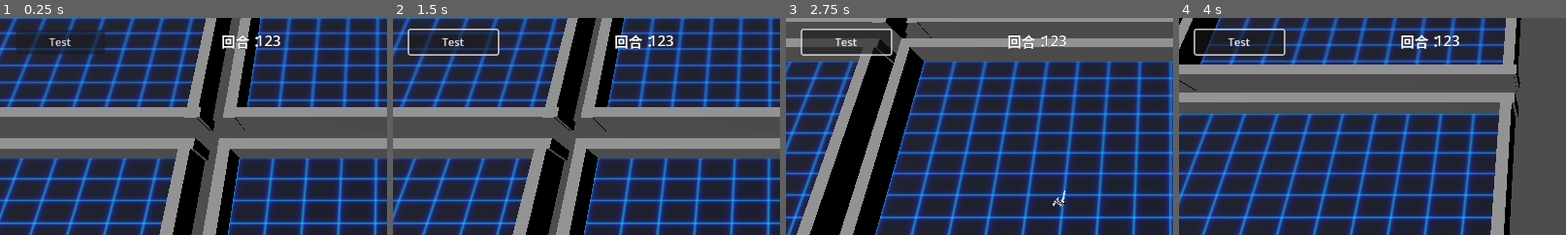
Above: before the commit, frames 1-4 (left to right).
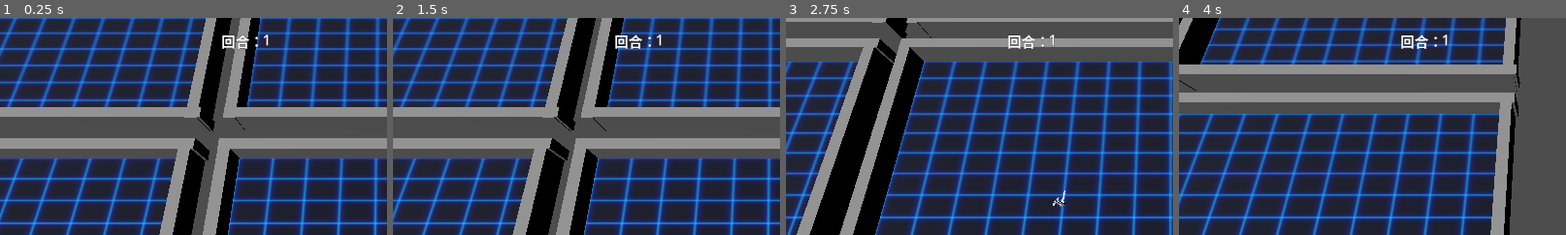
Above: after the commit, the same moments.

Repository: DarkAngelZT/Shooter-DPPO
Game: Godot game, scene res://scene/main_scene.tscn
Two runs of this game, one before a commit and one after it. Both use one fixed random seed, a clock stepped at 60 frames per second and the inputs below.
Inputs (mouse positions are % of the whole screen's width and height, from its top left):
- Up to frame 1 (0.25 s): no input
- Up to frame 2 (1.5 s): click (8, 6) at 0.5 s, where only the run before the commit has a clickable "Test"; tap Enter at 1.25 s; move the mouse to (72, 45) at 1.27 s; press the mouse at (72, 45) at 1.28 s; hold D (move_right) from 1.28 s (still down)
- Up to frame 3 (2.75 s): move the mouse to (30, 55) at 2.02 s; release D (move_right) at 2.03 s; release the mouse at (30, 55) at 2.03 s; hold S (move_back) from 2.03 s (still down); click (30, 55) at 2.1 s
- Up to frame 4 (4 s): move the mouse to (60, 28) at 2.77 s; release S (move_back) at 2.78 s; press the mouse at (60, 28) at 2.78 s; hold D (move_right) 2.78-3.53 s; tap Mouse wheel down (zoom_in) at 2.85 s; move the mouse to (45, 70) at 3.52 s; release the mouse at (45, 70) at 3.53 s; hold W (move_forward) from 3.53 s (still down); tap Mouse wheel up (zoom_out) at 3.6 s; click (45, 70) at 3.8 s
The pictures show only the part of the screen within x 0-50%, y 0-50%; the shares and areas given below are measured in that part.

The runs differ from the first frame. In frame 1, 1.8% of the frame differs, in the area x 4-73%, y 5-17%; in frame 2, 2.3%; in frame 3, 2.9%, in the area x 3-73%, y 4-18%; in frame 4, 1.8%.

Commit message:
减少怪上限，添加回合显示和血量显示

Diff:
--- a/assets/nodes/minion_01.tscn
+++ b/assets/nodes/minion_01.tscn
@@ -21,7 +21,7 @@
 script = ExtResource("1_6pc4g")
 bullet_prefab = ExtResource("2_kx61h")
 shoot_position = NodePath("ShootPos")
-shoot_interval_sec = 0.9
+shoot_interval_sec = 1.2
 
 [node name="MeshInstance3D" type="MeshInstance3D" parent="."]
 transform = Transform3D(-0.018, 0, -1.57361e-09, 0, 0.018, 0, 1.57361e-09, 0, -0.018, 0, 0, 0)
--- a/assets/nodes/player.tscn
+++ b/assets/nodes/player.tscn
@@ -20,23 +20,23 @@
 character_mesh = NodePath("GDbotSkin")
 bullet_prefab = ExtResource("2_hubho")
 shoot_position = NodePath("GDbotSkin/gdbot/Armature/Skeleton3D/BoneAttachment3D/gun/ShootPos")
-shoot_interval_sec = 0.3
+shoot_interval_sec = 0.15
 
 [node name="GDbotSkin" parent="." instance=ExtResource("1_8x5t2")]
 transform = Transform3D(-1, 0, -8.74228e-08, 0, 1, 0, 8.74228e-08, 0, -1, 0, 0, 0)
 
 [node name="Skeleton3D" parent="GDbotSkin/gdbot/Armature" index="0"]
-bones/2/position = Vector3(0.0191786, -1.67665e-09, 0.531589)
-bones/2/rotation = Quaternion(0.0619157, 0.705368, 0.704391, 0.0495549)
-bones/3/rotation = Quaternion(1, -1.99254e-10, -7.75864e-08, 9.29994e-13)
-bones/4/rotation = Quaternion(-0.0590742, -0.259453, -0.0952971, 0.959225)
-bones/5/rotation = Quaternion(0.117581, 5.38955e-08, -2.96248e-08, 0.993063)
-bones/7/rotation = Quaternion(-0.121744, 0.0888278, 0.0634015, 0.986544)
-bones/8/rotation = Quaternion(0.241594, -5.45388e-08, 7.4807e-08, 0.970377)
-bones/10/rotation = Quaternion(-0.554009, -0.42481, -0.449237, 0.557492)
-bones/11/rotation = Quaternion(4.23925e-10, 2.21939e-08, -0.00176317, 0.999999)
+bones/2/position = Vector3(0.00115552, -1.01019e-10, 0.531347)
+bones/2/rotation = Quaternion(-0.000433485, 0.707111, 0.707102, -0.000346776)
+bones/3/rotation = Quaternion(1, 2.29723e-11, -7.59228e-08, -3.38598e-14)
+bones/4/rotation = Quaternion(-0.143611, -0.163531, -0.0789018, 0.972835)
+bones/5/rotation = Quaternion(0.20658, 6.31816e-08, -5.24896e-08, 0.97843)
+bones/7/rotation = Quaternion(-0.049301, 0.184842, 0.0833646, 0.977984)
+bones/8/rotation = Quaternion(0.170898, -5.65214e-08, 6.07505e-08, 0.985289)
+bones/10/rotation = Quaternion(-0.499989, -0.504991, -0.495187, 0.499785)
+bones/11/rotation = Quaternion(1.20715e-10, 2.11731e-08, -0.00175522, 0.999999)
 bones/13/rotation = Quaternion(0.0819346, 1.62373e-07, 6.18589e-09, 0.996638)
-bones/14/rotation = Quaternion(-0.0819224, 0.0014173, 0.0172397, 0.996489)
+bones/14/rotation = Quaternion(-0.081925, 0.00125328, 0.0152446, 0.996521)
 bones/16/rotation = Quaternion(-0.362118, -0.311101, -0.735239, -0.481156)
 bones/17/rotation = Quaternion(-0.0469922, -0.00499917, -0.077987, 0.995834)
 bones/19/rotation = Quaternion(-0.391114, -0.0079801, -0.00129221, 0.920307)
@@ -49,11 +49,11 @@
 bones/26/rotation = Quaternion(-0.277506, -2.58292e-09, -9.82245e-08, 0.960724)
 bones/27/rotation = Quaternion(-0.293954, 0.794438, -0.105766, 0.520838)
 bones/28/rotation = Quaternion(-0.277506, -3.63708e-07, -5.31396e-07, 0.960724)
-bones/29/rotation = Quaternion(-0.634248, -0.24238, -0.700595, 0.219427)
-bones/30/rotation = Quaternion(2.85346e-09, 2.40226e-08, -0.457913, 0.888997)
-bones/32/rotation = Quaternion(0.0216968, -0.0446503, -0.436518, 0.898325)
-bones/33/rotation = Quaternion(-0.507364, 0.508246, 0.477479, 0.506243)
-bones/34/rotation = Quaternion(1.54356e-08, 5.53423e-09, 0.351602, 0.93615)
+bones/29/rotation = Quaternion(-0.674072, -0.233279, -0.658993, 0.238615)
+bones/30/rotation = Quaternion(-1.13307e-08, 2.52869e-08, -0.414032, 0.910262)
+bones/32/rotation = Quaternion(-0.00487106, 0.0102081, -0.430585, 0.902479)
+bones/33/rotation = Quaternion(-0.5147, 0.48983, 0.480373, 0.514191)
+bones/34/rotation = Quaternion(5.11102e-10, 5.51329e-09, 0.0732661, 0.997312)
 bones/37/rotation = Quaternion(-0.646856, -0.0339925, 0.761831, 0.00599861)
 bones/38/rotation = Quaternion(0.126977, -0.010998, 0.77186, 0.622887)
 bones/40/rotation = Quaternion(-0.391114, 0.00798011, 0.00129221, 0.920307)
@@ -66,15 +66,15 @@
 bones/47/rotation = Quaternion(-0.277506, -2.36655e-08, 1.00422e-07, 0.960724)
 bones/48/rotation = Quaternion(-0.293954, -0.794438, 0.105766, 0.520838)
 bones/49/rotation = Quaternion(-0.277506, 3.69605e-07, 5.06519e-07, 0.960724)
-bones/50/rotation = Quaternion(-0.714238, 0.214098, 0.618843, 0.2471)
-bones/51/rotation = Quaternion(-1.06481e-08, 7.75329e-09, 0.374469, 0.927239)
-bones/53/rotation = Quaternion(-0.0311961, -0.0641993, 0.435942, 0.89714)
+bones/50/rotation = Quaternion(-0.673513, 0.23348, 0.659563, 0.238419)
+bones/51/rotation = Quaternion(-1.76638e-08, 1.6341e-08, 0.414582, 0.910012)
+bones/53/rotation = Quaternion(-0.00450538, -0.00944427, 0.430589, 0.902488)
 bones/54/rotation = Quaternion(0, 0, 0.147009, 0.989135)
 bones/58/rotation = Quaternion(0, 0, -0.15168, 0.98843)
-bones/59/position = Vector3(-1.46483e-07, 7.89198e-08, 6.85114e-07)
+bones/59/position = Vector3(-6.65494e-06, 4.12673e-06, 3.16343e-05)
 
 [node name="BoneAttachment3D" parent="GDbotSkin/gdbot/Armature/Skeleton3D" index="1"]
-transform = Transform3D(-0.149223, -0.147743, -0.977704, -0.978673, 0.163243, 0.124703, 0.141179, 0.975461, -0.168952, -0.198265, 0.608234, -0.0373112)
+transform = Transform3D(-0.142042, 0.0113528, -0.989796, -0.975891, 0.165794, 0.141949, 0.165714, 0.986095, -0.0124708, -0.182526, 0.611143, -0.00871698)
 
 [node name="gun" parent="GDbotSkin/gdbot/Armature/Skeleton3D/BoneAttachment3D" index="0"]
 transform = Transform3D(-0.000458419, -0.00193781, 0.000186421, 0.000108882, 0.000165699, 0.00199015, -0.00194371, 0.00046631, 6.7516e-05, -0.00420558, 0.51087, -0.0439621)
--- a/scene/battle_field.tscn
+++ b/scene/battle_field.tscn
@@ -24,7 +24,7 @@
 size = Vector3(50, 0.5, 50)
 
 [sub_resource type="BoxShape3D" id="BoxShape3D_usrdh"]
-size = Vector3(52, 2, 1)
+size = Vector3(52, 2, 2)
 
 [sub_resource type="BoxMesh" id="BoxMesh_ecaum"]
 size = Vector3(52, 2, 1)
--- a/scene/main_scene.tscn
+++ b/scene/main_scene.tscn
@@ -1,5 +1,6 @@
-[gd_scene load_steps=15 format=3 uid="uid://dpk7pwe2sp58r"]
+[gd_scene load_steps=16 format=3 uid="uid://dpk7pwe2sp58r"]
 
+[ext_resource type="Script" path="res://scripts/UIManager.gd" id="1_86nrv"]
 [ext_resource type="Script" path="res://scripts/NetworkManager.gd" id="1_r0unh"]
 [ext_resource type="Script" path="res://scripts/GameManager.gd" id="1_xmjsa"]
 [ext_resource type="PackedScene" uid="uid://jxsgncw3xmlp" path="res://assets/nodes/player.tscn" id="2_uuajh"]
@@ -30,6 +31,13 @@
 outline_color = Color(0, 0, 0, 0.780392)
 
 [node name="SceneRoot" type="Node3D"]
+
+[node name="UIManager" type="Node" parent="." node_paths=PackedStringArray("ep_num", "health", "hp_label", "ep_label")]
+script = ExtResource("1_86nrv")
+ep_num = NodePath("../EpNum")
+health = NodePath("../HPNum")
+hp_label = NodePath("../HPLabel")
+ep_label = NodePath("../EPLabel")
 
 [node name="NetworkManager" type="Node" parent="."]
 script = ExtResource("1_r0unh")
@@ -77,14 +85,15 @@
 transform = Transform3D(1, 0, 0, 0, 0.173648, 0.984808, 0, -0.984808, 0.173648, 0, 0, 1.475)
 
 [node name="EpNum" type="Label" parent="."]
-offset_left = 380.0
-offset_top = 18.0
-offset_right = 460.0
-offset_bottom = 49.0
+offset_left = 390.0
+offset_top = 17.0
+offset_right = 470.0
+offset_bottom = 48.0
 text = "123"
 label_settings = SubResource("LabelSettings_hs12s")
 
 [node name="TestButton" type="Button" parent="."]
+visible = false
 anchors_preset = -1
 anchor_left = 0.021
 anchor_top = 0.028
--- a/scene/training_field.tscn
+++ b/scene/training_field.tscn
@@ -22,7 +22,7 @@
 [sub_resource type="BoxMesh" id="BoxMesh_ad0uq"]
 
 [sub_resource type="BoxShape3D" id="BoxShape3D_usrdh"]
-size = Vector3(32, 2, 1)
+size = Vector3(32, 2, 2)
 
 [sub_resource type="BoxMesh" id="BoxMesh_v537c"]
 
@@ -37,6 +37,7 @@
 [node name="Spawner" parent="." instance=ExtResource("3_2l37y")]
 transform = Transform3D(1, 0, 0, 0, 1, 0, 0, 0, 1, -0.0428228, 0.3, 13.1137)
 spawn_time_sec = 4.0
+spawn_limit = 3
 
 [node name="MeshInstance3D" parent="Spawner" index="0"]
 transform = Transform3D(27, 0, 0, 0, 1, 0, 0, 0, 3.5, 0, 0.495547, 0)
@@ -44,6 +45,7 @@
 [node name="Spawner2" parent="." instance=ExtResource("3_2l37y")]
 transform = Transform3D(1, 0, 0, 0, 1, 0, 0, 0, 1, 0, 0.3, -12.9987)
 spawn_time_sec = 3.0
+spawn_limit = 3
 
 [node name="MeshInstance3D" parent="Spawner2" index="0"]
 transform = Transform3D(27, 0, 0, 0, 1, 0, 0, 0, 3.5, 0, 0.495547, 0)
@@ -51,6 +53,7 @@
 [node name="Spawner3" parent="." instance=ExtResource("3_2l37y")]
 transform = Transform3D(1, 0, 0, 0, 1, 0, 0, 0, 1, 12.5593, 0.3, 0.323344)
 spawn_time_sec = 4.0
+spawn_limit = 3
 
 [node name="MeshInstance3D" parent="Spawner3" index="0"]
 transform = Transform3D(3.5, 0, 0, 0, 1, 0, 0, 0, 22, 0, 0.495547, 0)
@@ -58,6 +61,7 @@
 [node name="Spawner4" parent="." instance=ExtResource("3_2l37y")]
 transform = Transform3D(1, 0, 0, 0, 1, 0, 0, 0, 1, -13.0068, 0.3, 0)
 spawn_time_sec = 3.5
+spawn_limit = 3
 
 [node name="MeshInstance3D" parent="Spawner4" index="0"]
 transform = Transform3D(3.5, 0, 0, 0, 1, 0, 0, 0, 22, 0, 0.495547, 0)
--- a/scripts/GameManager.gd
+++ b/scripts/GameManager.gd
@@ -64,6 +64,7 @@
 var training_fields = {} #{field_id:field}
 var players = {} #{field_id:player}
 var monsters = {} #{field_id:{monster_id:monster}}
+var ep = 1
 # Called when the node enters the scene tree for the first time.
 func _enter_tree():
 	instance = self
@@ -76,6 +77,9 @@
 		training_fields[0] = field
 		train_camera.set_active(false)
 		game_camera.set_active(true)
+		UIManager.instance.show_health(true)
+		UIManager.instance.show_ep(false)
+		UIManager.instance.set_health(GameData.actor_info[0].hp)
 
 	elif game_mode == GameMode.Train:
 		create_game_data(field_amount)
@@ -83,6 +87,10 @@
 
 		train_camera.set_active(true)
 		game_camera.set_active(false)
+
+		UIManager.instance.show_health(false)
+		UIManager.instance.show_ep(true)
+		UIManager.instance.set_ep(1)
 
 # Called every frame. 'delta' is the elapsed time since the previous frame.
 func _process(delta):
@@ -236,6 +244,10 @@
 				GameData.ai_need_update[field_id] = 0
 			if GameData.ai_need_update[field_id] > 0:
 				GameData.ai_need_update[field_id] -= 1
+
+func increase_ep():
+	ep += 1
+	UIManager.instance.set_ep(ep)
 
 func calculate_reward(field_id)->float:
 	var training_field = training_fields[field_id]
--- a/scripts/NetworkManager.gd
+++ b/scripts/NetworkManager.gd
@@ -4,11 +4,13 @@
 const S_GAME_STATE = 2
 const S_CLOSE = 3
 const S_SAVE = 4
+const S_EP = 5
 
 const C_RESET = 10
 const C_OP = 11
 const C_PAUSE = 12
 const C_RESUME = 13
+const C_EP = 14
 
 static var instance:NetworkManager
 
@@ -48,6 +50,7 @@
 
 	if training and server_ctrl.is_connection_available():
 		ctrl_client = server_ctrl.take_connection()
+		clients[-1] = ctrl_client
 
 	if server.is_connection_available():
 		var connection = server.take_connection()
@@ -83,6 +86,8 @@
 					GameManager.instance.pause_game(msg_recv.get_field_id())
 				elif msg_type == C_RESUME:
 					GameManager.instance.resume_game(msg_recv.get_field_id())
+				elif msg_type == C_EP:
+					GameManager.instance.increase_ep()
 
 func _notification(what):
 	if what == NOTIFICATION_PREDELETE:
--- /dev/null
+++ b/scripts/UIManager.gd
@@ -0,0 +1,35 @@
+class_name UIManager extends Node
+
+static var instance:UIManager
+
+@export
+var ep_num: Label
+
+@export
+var health: Label
+
+@export
+var hp_label:Label
+
+@export
+var ep_label:Label
+
+func _enter_tree():
+	instance = self
+# Called when the node enters the scene tree for the first time.
+func _ready():
+	pass # Replace with function body.
+
+func set_ep(ep:int):
+	ep_num.text = String.num(ep,0)
+
+func set_health(hp:int):
+	health.text = String.num(hp,0)
+
+func show_health(visible:bool):
+	health.visible = visible
+	hp_label.visible = visible
+
+func show_ep(visible:bool):
+	ep_label.visible = visible
+	ep_num.visible = visible
Not shown, changed: torch/shooter_main.py
